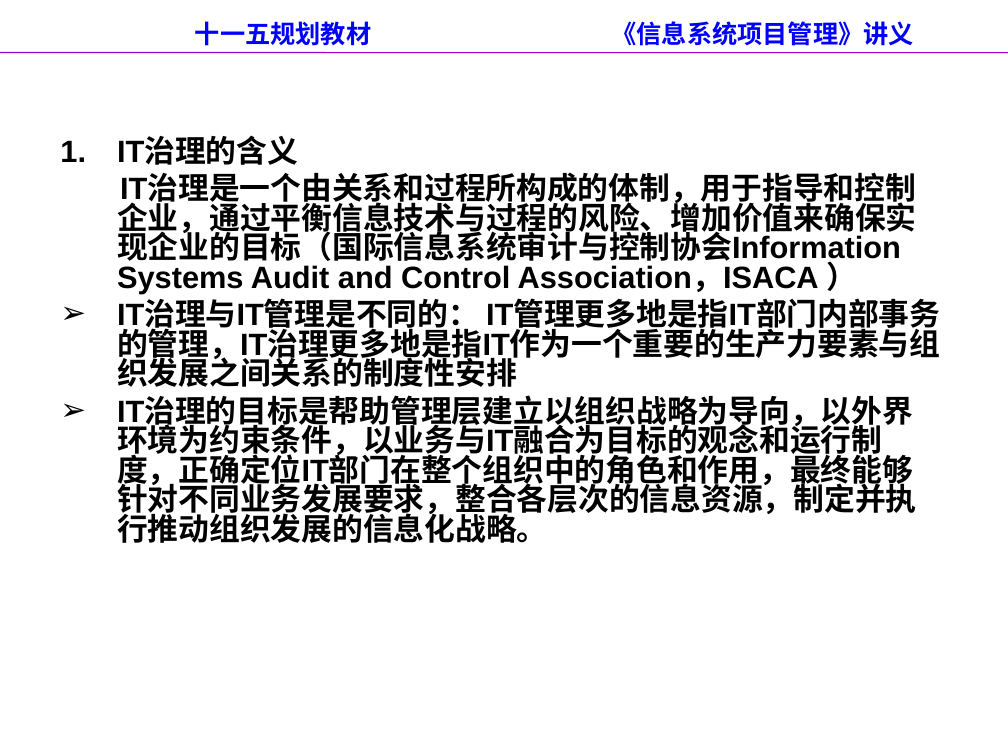
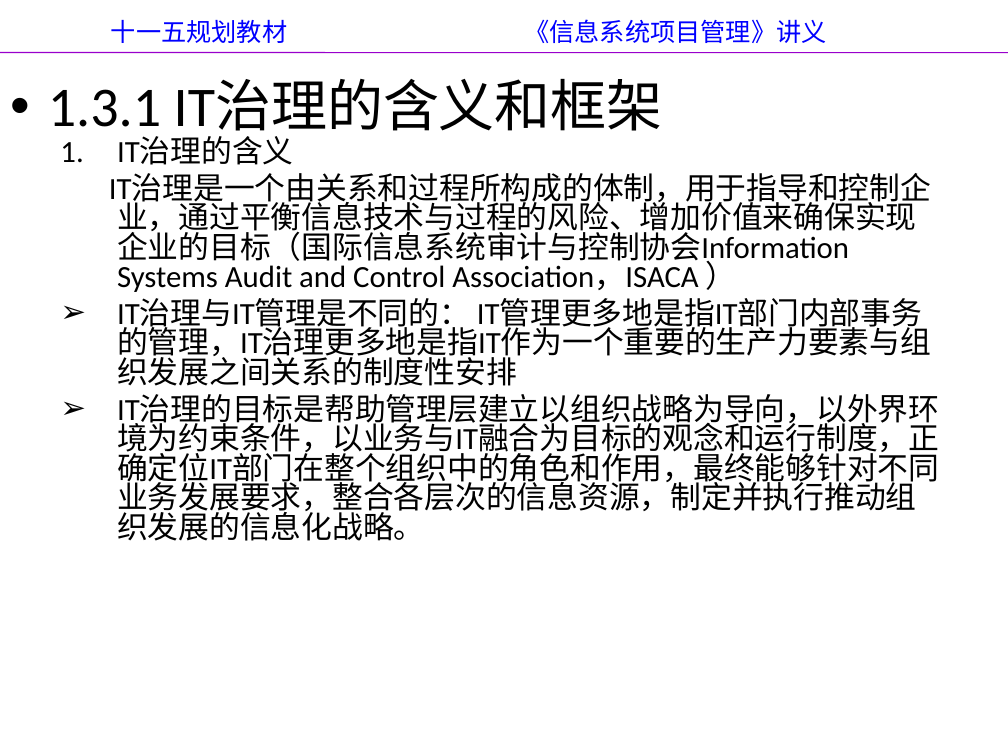
Before and after one commit to yanghui58/project_manager, a slide deck: slide 34 of 左美云_信息系统项目管理（第二版）/第1章 信息系统项目的特点与规划.ppt (slide 32 before the commit). Drawn at 1008x756 pixels with LibreOffice and Linux fonts; fonts in the diff are those of the drawing; background and template pictures are left out. Boxes give left, top, right and bottom in pixels: in the first picture for what was removed or moved away, otherwise in the second. Text is boxed around its words. In the diff, an @@ line names an element or a change of style, - is before the commit and + after.

```diff
--- a/左美云_信息系统项目管理（第二版）/第1章 信息系统项目的特点与规划.ppt
+++ b/左美云_信息系统项目管理（第二版）/第1章 信息系统项目的特点与规划.ppt
@@ title "十一五规划教材 《信息系统项目管理》讲义" at [111, 19, 826, 43]: font Arial to Calibri, bold off; alignment centre to left; line spacing 1 to 0.9 @@
@@ title "1.3.1 IT治理的含义和框架" at [48, 80, 663, 140]: size 36 to 40 pt, font Arial to Calibri, text colour #FFFFFF to #000000, bold off; line spacing 1 to 0.9; bullet colour #FFFFFF to #000000 @@
@@ text "IT治理的含义" at [109, 136, 939, 541]: font Arial to Calibri, bold off @@
```
Also in this commit, not shown: 52 other slides changed, 3 slides added, 1 slide removed, 9 other files.
